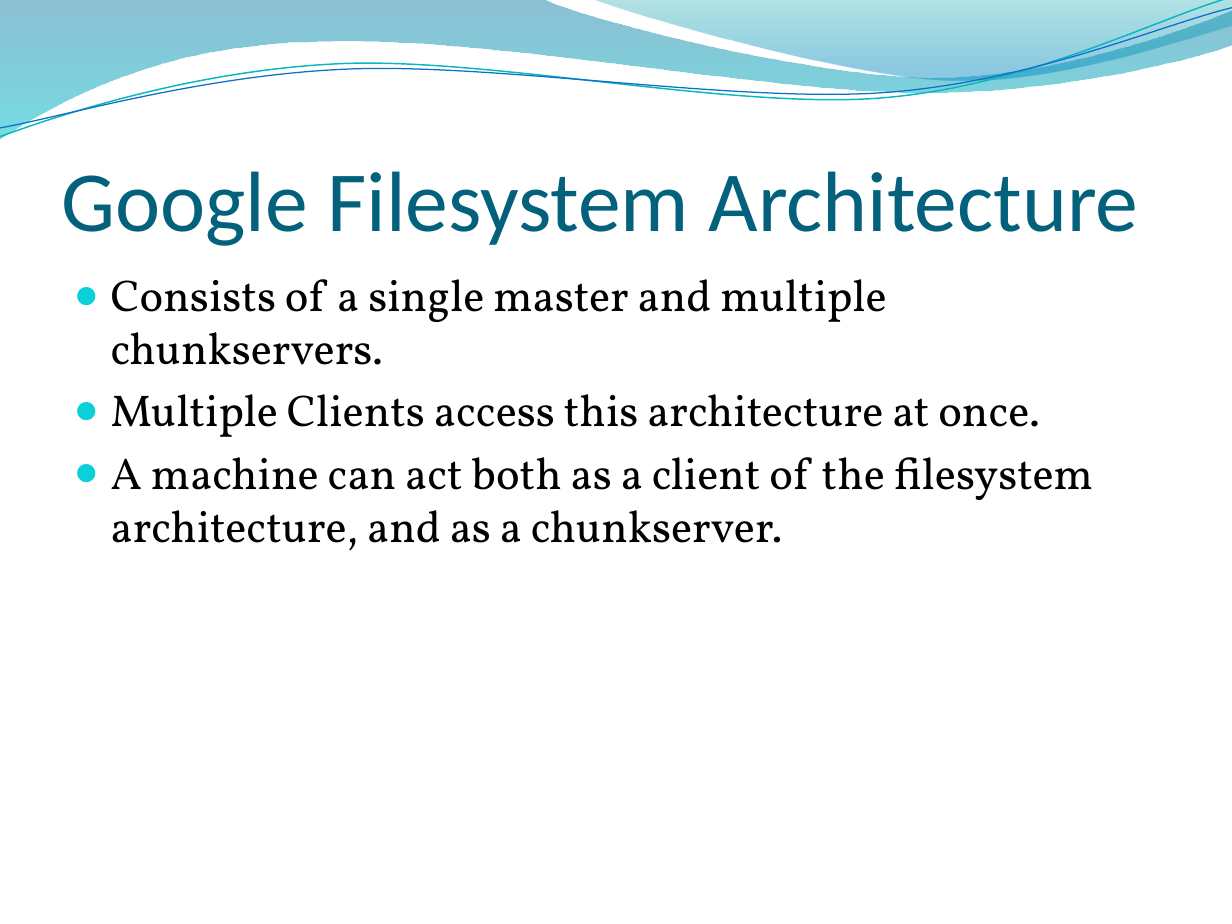
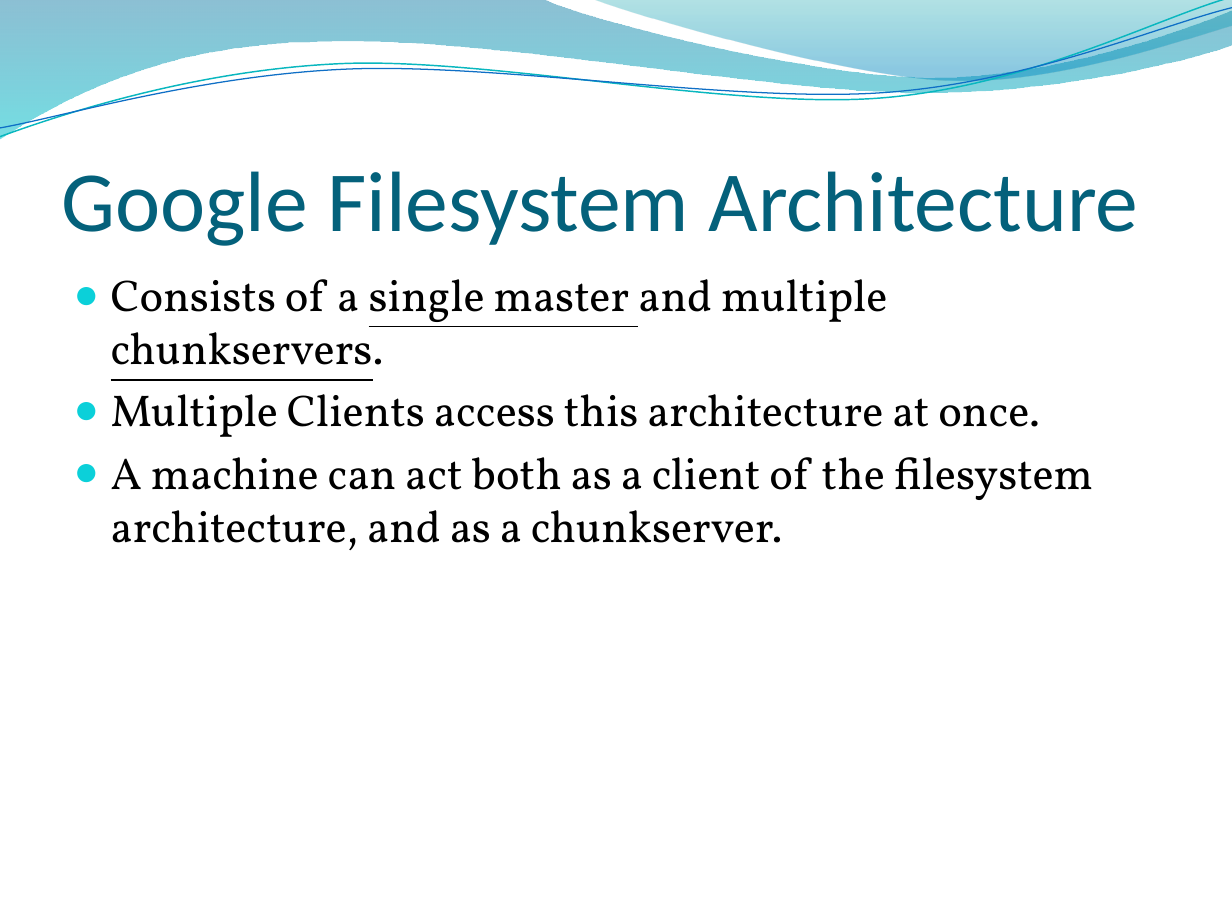
Before and after one commit to edvelezg/unb-os, a slide deck: slide 8 of google-fs/google-fs.pptx (slide 6 before the commit). Drawn at 1232x924 pixels with LibreOffice and Linux fonts; fonts in the diff are those of the drawing; background and template pictures are left out. Boxes give left, top, right and bottom in pixels: in the first picture for what was removed or moved away, otherwise in the second. Text is boxed around its words. In the diff, an @@ line names an element or a change of style, - is before the commit and + after.

```diff
--- a/google-fs/google-fs.pptx
+++ b/google-fs/google-fs.pptx
@@ text at <box>111,279,887,381</box>: underline on in "single master chunkservers." @@
```
Also in this commit, not shown: 9 other slides changed, 13 slides added, 1 slide removed.
